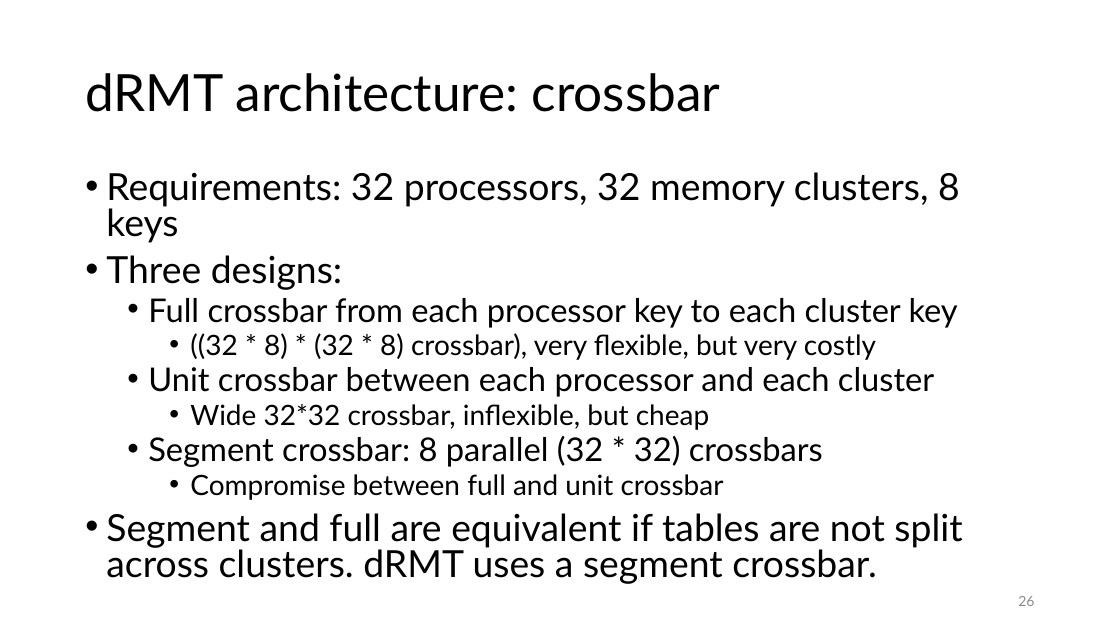
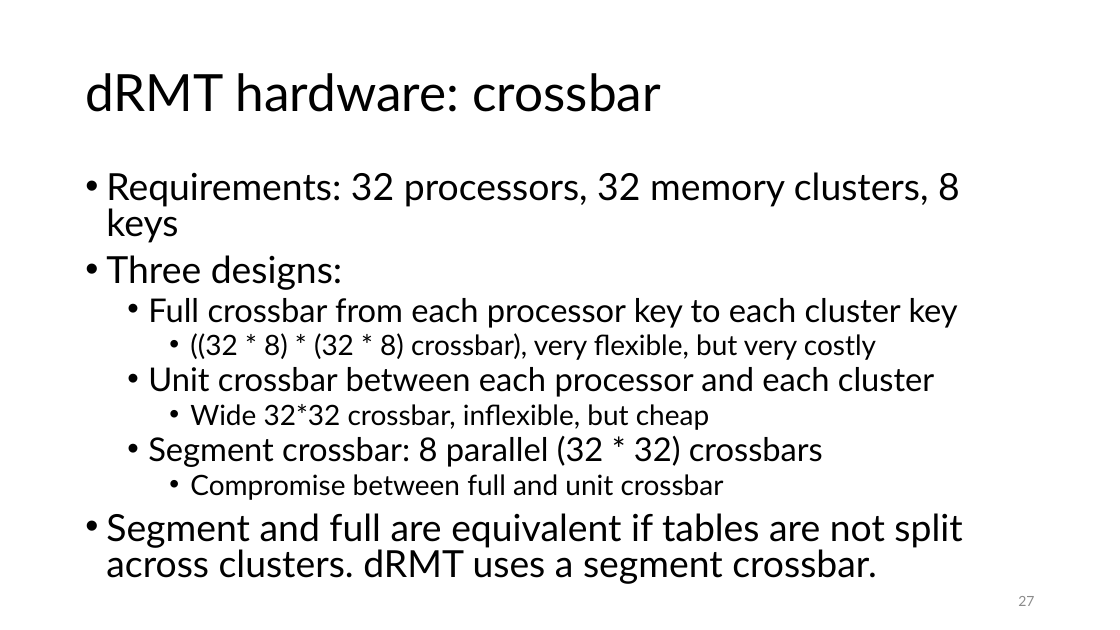
Before and after one commit to anirudhSK/drmt_talk, a slide deck: slide 27 of drmt.pptx (slide 26 before the commit). Drawn at 1120x630 pixels with LibreOffice and Linux fonts; fonts in the diff are those of the drawing. Boxes give left, top, right and bottom in pixels: in the first picture for what was removed or moved away, otherwise in the second. Text is boxed around its words. In the diff, an @@ line names an element or a change of style, - is before the commit and + after.

```diff
--- a/drmt.pptx
+++ b/drmt.pptx
@@ title at bbox=[85, 73, 661, 112]: text changed @@
-dRMT architecture: crossbar
+dRMT hardware: crossbar
@@ page number at bbox=[1018, 596, 1034, 606]: text changed @@
-26
+27
```
Also in this commit, not shown: 3 other slides changed, 1 slide added.
